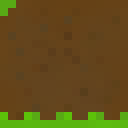
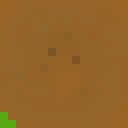
Layer changes from the first 128x128 image to the second:
added layer "OuterCornerBottomLeft" in group "TilledWetGrassRules" over bbox(0, 112, 16, 128)
hid "Bottom" (1st of 4, in "Rules" › "TilledWetGrassRules"), painted on it over bbox(0, 0, 128, 128)
hid group "DirtWet" (1st of 2) (1 layers) over bbox(0, 0, 128, 128)
showed group "DirtDry" (1st of 2) (1 layers) over bbox(0, 0, 128, 128)
showed "DirtDry" (2nd of 2, in "DirtDry") over bbox(0, 0, 128, 128)
